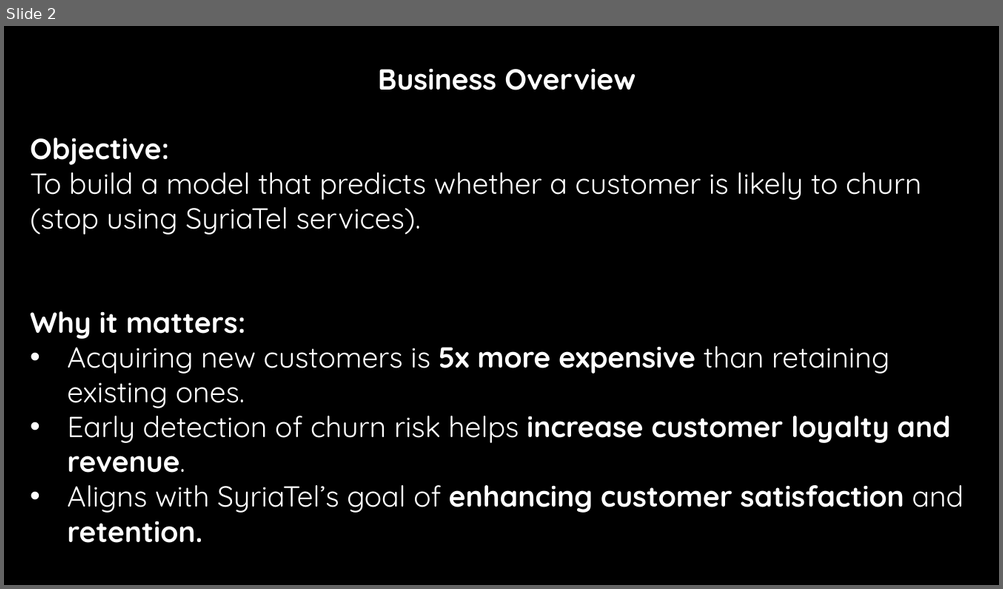
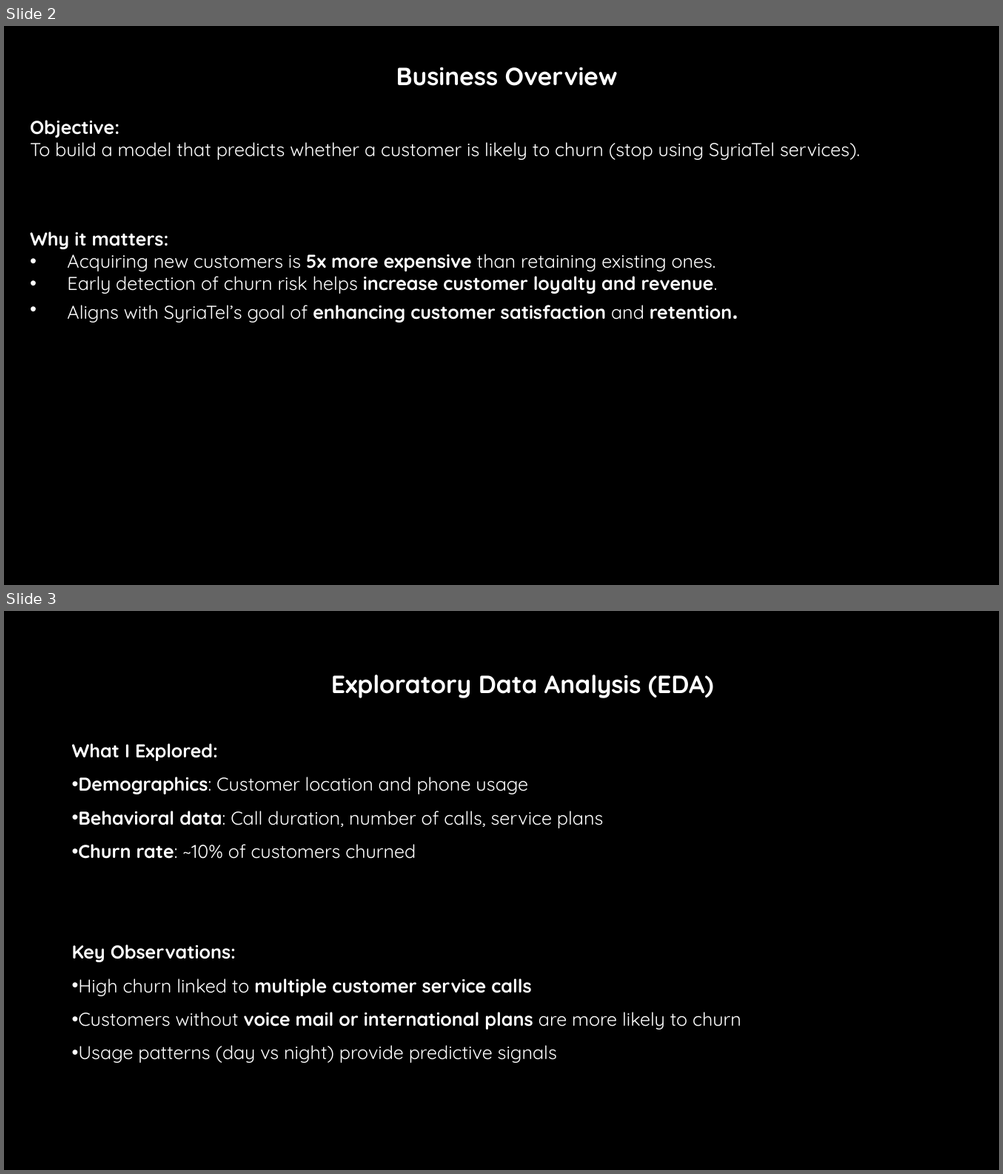
Before and after one commit to Kelvin-Shilisia/syriatel-churn-classifier, a slide deck: Churn Prediction in Telecom.pptx. Shown one above the other, each under a label of ours: slide 2 before the commit, slides 2 and 3 after it. The pictures are 1003x589 and 1003x1174 pixels, drawn with LibreOffice and Linux fonts; fonts in the diff are those of the drawing; background and template pictures are left out. Boxes give left, top, right and bottom in pixels: in the first picture for what was removed or moved away, otherwise in the second. Text is boxed around its words. In the diff, an @@ line names an element or a change of style, - is before the commit and + after.

```diff
--- a/Churn Prediction in Telecom.pptx
+++ b/Churn Prediction in Telecom.pptx
@@ slide 3 added at (x1=4, y1=611, x2=999, y2=1170), background #000000 @@
@@ text added at (x1=72, y1=675, x2=741, y2=1063), 18 pt, text #FFFFFF @@
+Exploratory Data Analysis (EDA)
+What I Explored:
+• Demographics: Customer location and phone usage
+• Behavioral data: Call duration, number of calls, service plans
+• Churn rate: ~10% of customers churned
+Key Observations:
+• High churn linked to multiple customer service calls
+• Customers without voice mail or international plans are more likely to churn
+• Usage patterns (day vs night) provide predictive signals
@@ slide 2 changed as well @@
@@ text "Business Overview" at (x1=30, y1=67, x2=859, y2=323): size 28 to 24 pt in "Business Overview", "retention."; size 28 to 18 pt @@
```
Also in this commit, not shown: 1 other slide changed, 6 other slides added, 3 slides removed.
